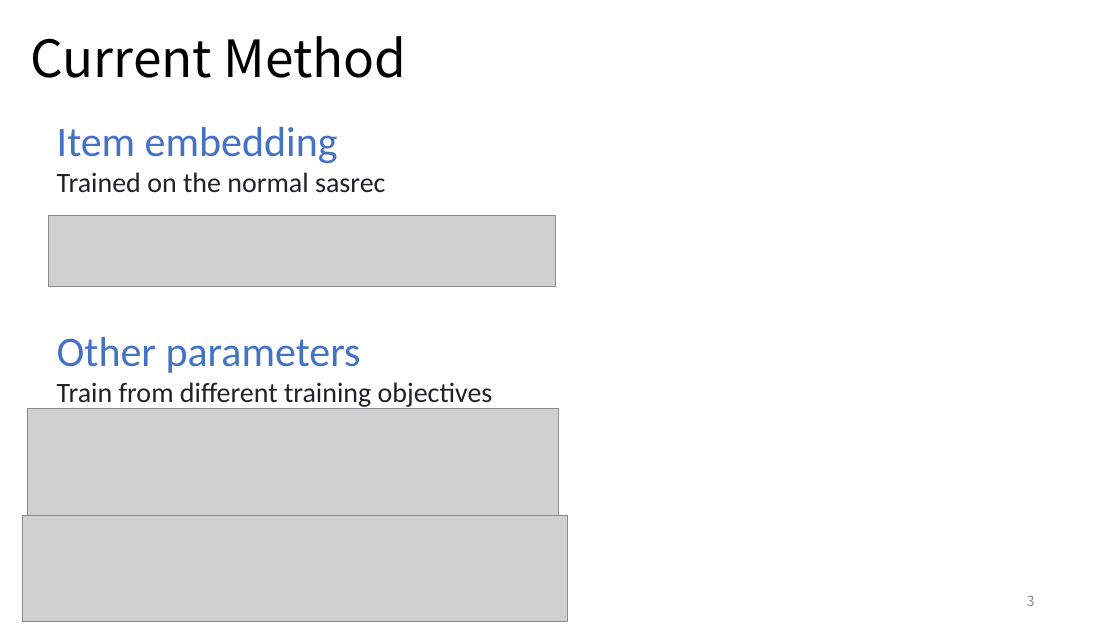
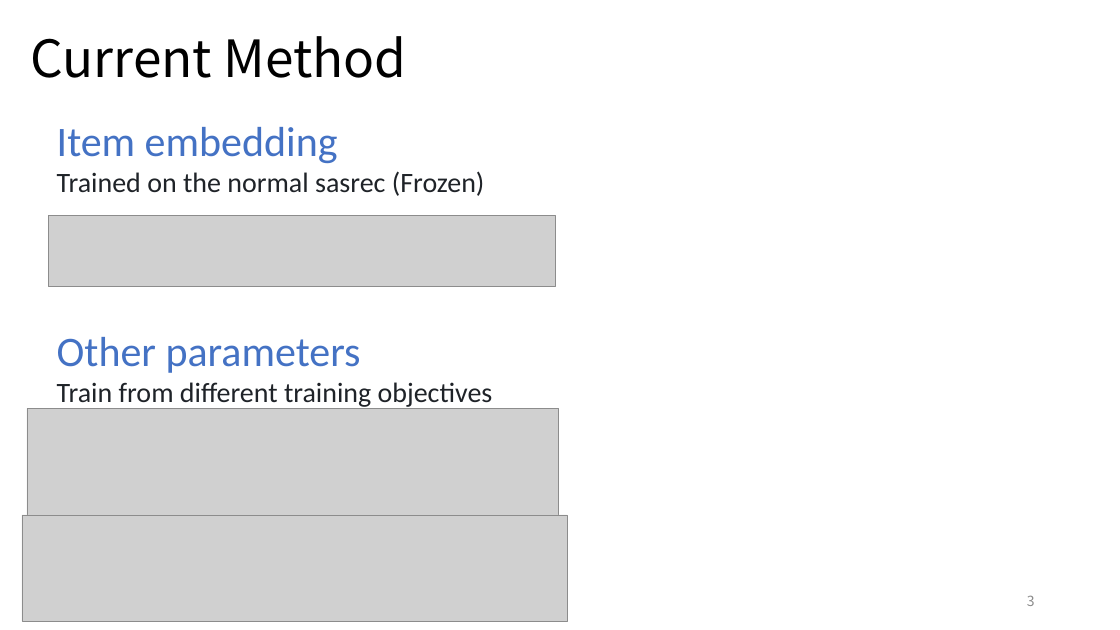
Before and after one commit to YunlongLin0125/Recommender-System, a slide deck: slide 3 of week5/Dissertation_5.pptx. Drawn at 1120x630 pixels with LibreOffice and Linux fonts; fonts in the diff are those of the drawing; grey boxes stand for pictures. Boxes give left, top, right and bottom in pixels: in the first picture for what was removed or moved away, otherwise in the second. Text is boxed around its words. In the diff, an @@ line names an element or a change of style, - is before the commit and + after.

```diff
--- a/week5/Dissertation_5.pptx
+++ b/week5/Dissertation_5.pptx
@@ text at (57,171,485,196): text changed @@
-Trained on the normal sasrec
+Trained on the normal sasrec (Frozen)
```
Also in this commit, not shown: 3 slides added, 6 slides removed, 5 other files.
